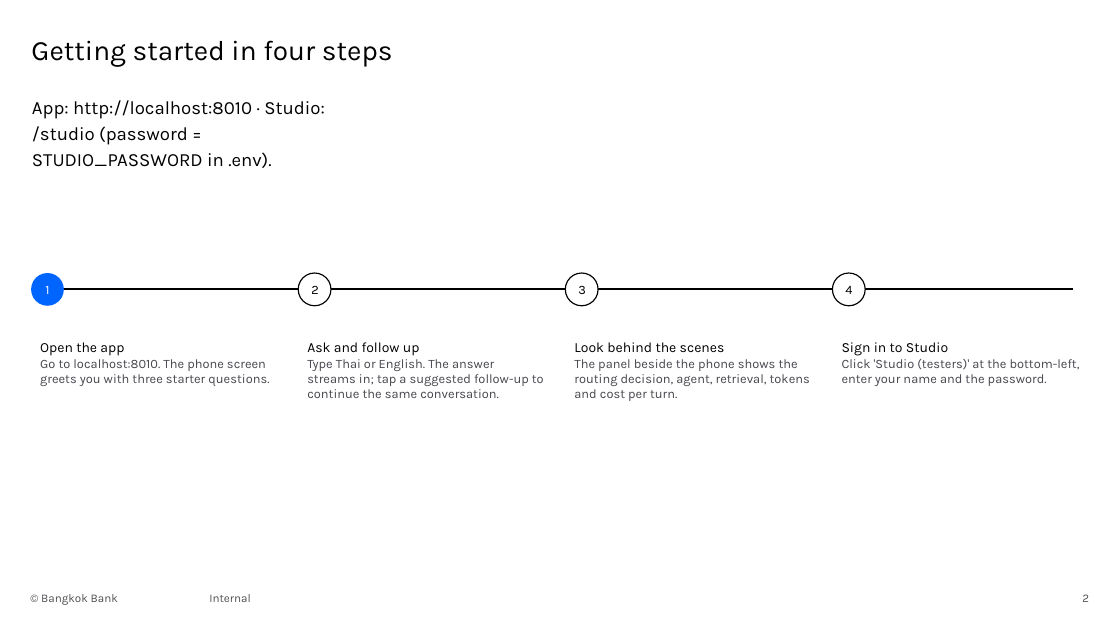
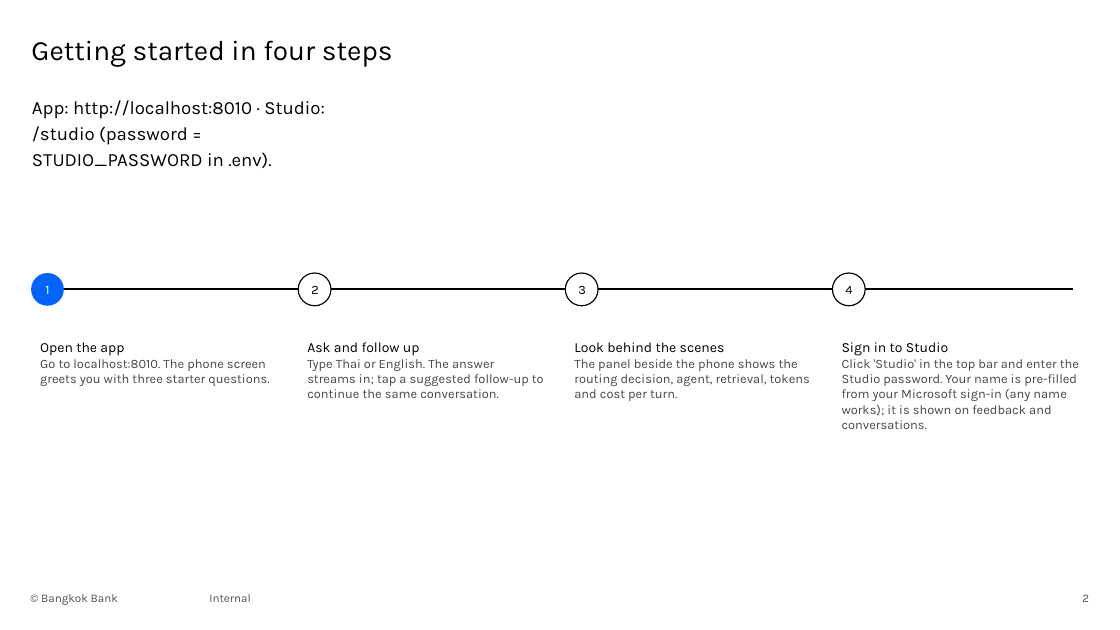
Before and after one commit to chanthaphan/agentic-rag-poc, a slide deck: slide 2 of docs/slides/bankrag-user-manual.pptx. Drawn at 1120x630 pixels with LibreOffice and Linux fonts; fonts in the diff are those of the drawing; background and template pictures are left out. Boxes give left, top, right and bottom in pixels: in the first picture for what was removed or moved away, otherwise in the second. Text is boxed around its words. In the diff, an @@ line names an element or a change of style, - is before the commit and + after.

```diff
--- a/docs/slides/bankrag-user-manual.pptx
+++ b/docs/slides/bankrag-user-manual.pptx
@@ text at (x1=842, y1=359, x2=1079, y2=429): text changed @@
-Click 'Studio (testers)' at the bottom-left, enter your name and the password.
+Click 'Studio' in the top bar and enter the Studio password. Your name is pre-filled from your Microsoft sign-in (any name works); it is shown on feedback and conversations.
```
Also in this commit, not shown: 12 other files.
